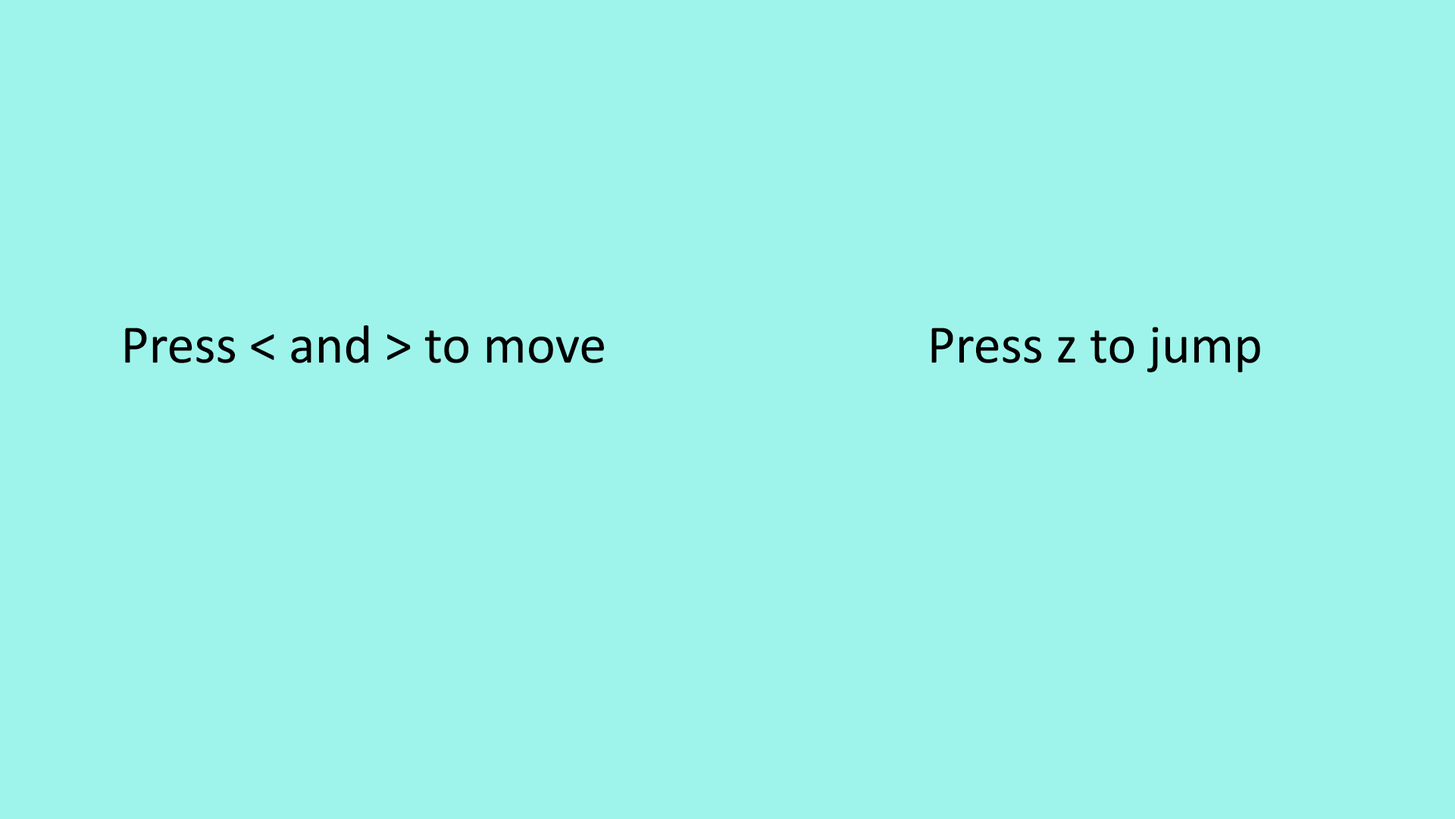
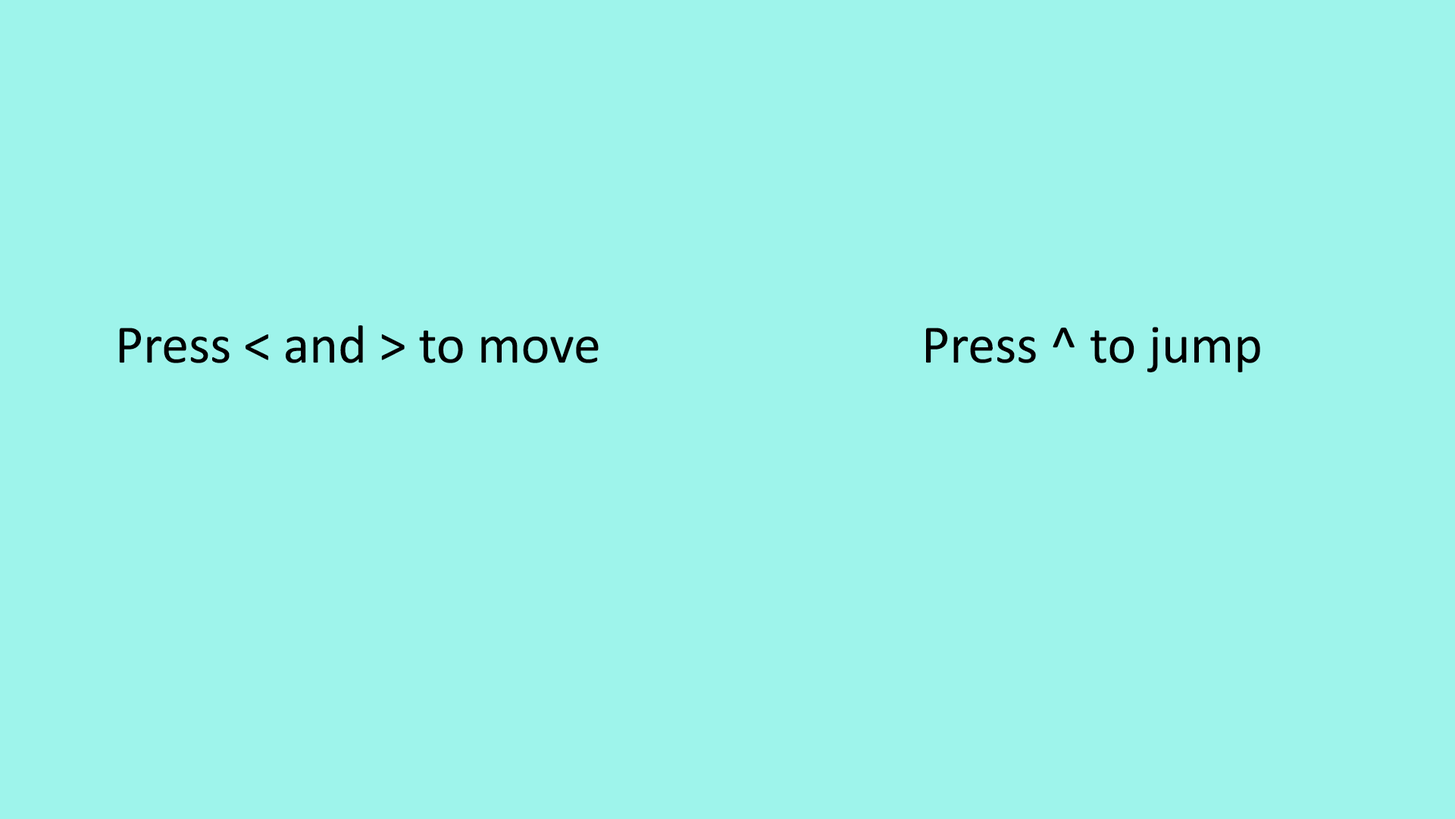
Layered file, before and after one edit (w=1455, h=819). Changes by layer:
renamed "Press < and > to move Press z to jump" to "Press < and > to move Press ^ to jump", painted on it over [119, 325, 1076, 364]
